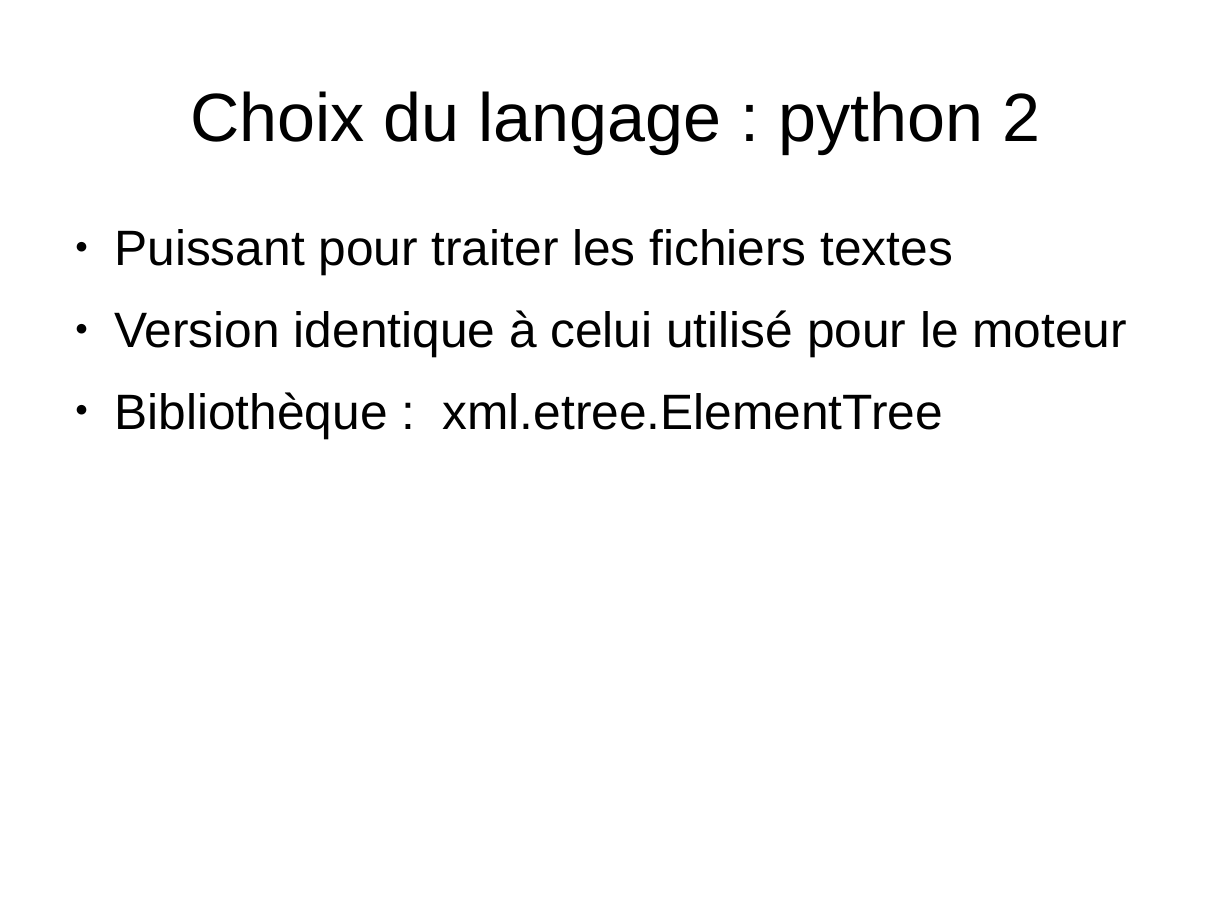
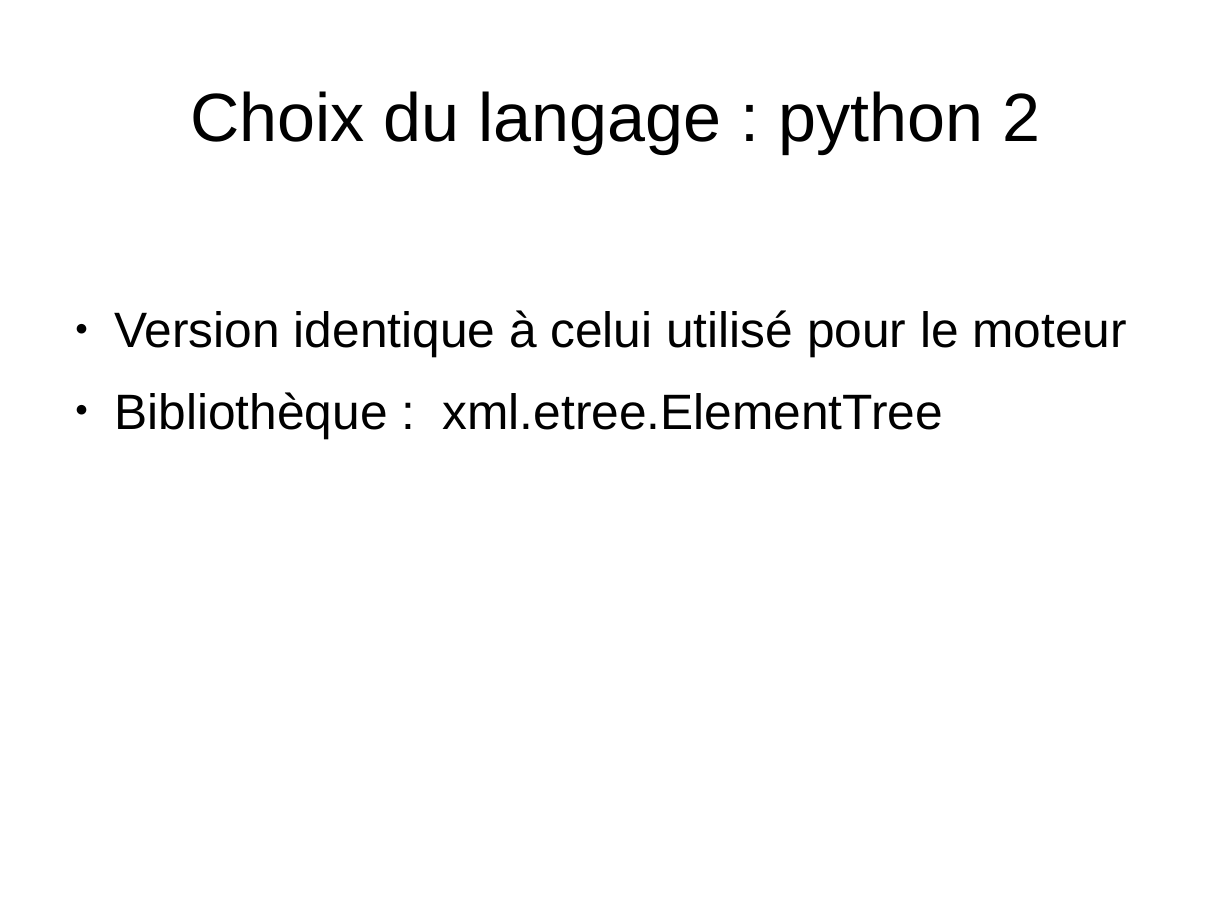
Before and after one commit to Sle3pingForest/StageL3, a slide deck: slide 6 of RapportDamien/presentation.odp (slide 5 before the commit). Drawn at 1232x924 pixels with LibreOffice and Linux fonts; fonts in the diff are those of the drawing. Boxes give left, top, right and bottom in pixels: in the first picture for what was removed or moved away, otherwise in the second. Text is boxed around its words. In the diff, an @@ line names an element or a change of style, - is before the commit and + after.

```diff
--- a/RapportDamien/presentation.odp
+++ b/RapportDamien/presentation.odp
@@ text at bbox=[114, 229, 953, 275]: paragraph removed @@
-● Puissant pour traiter les fichiers textes
```
Also in this commit, not shown: 3 other slides changed, 1 other file.
